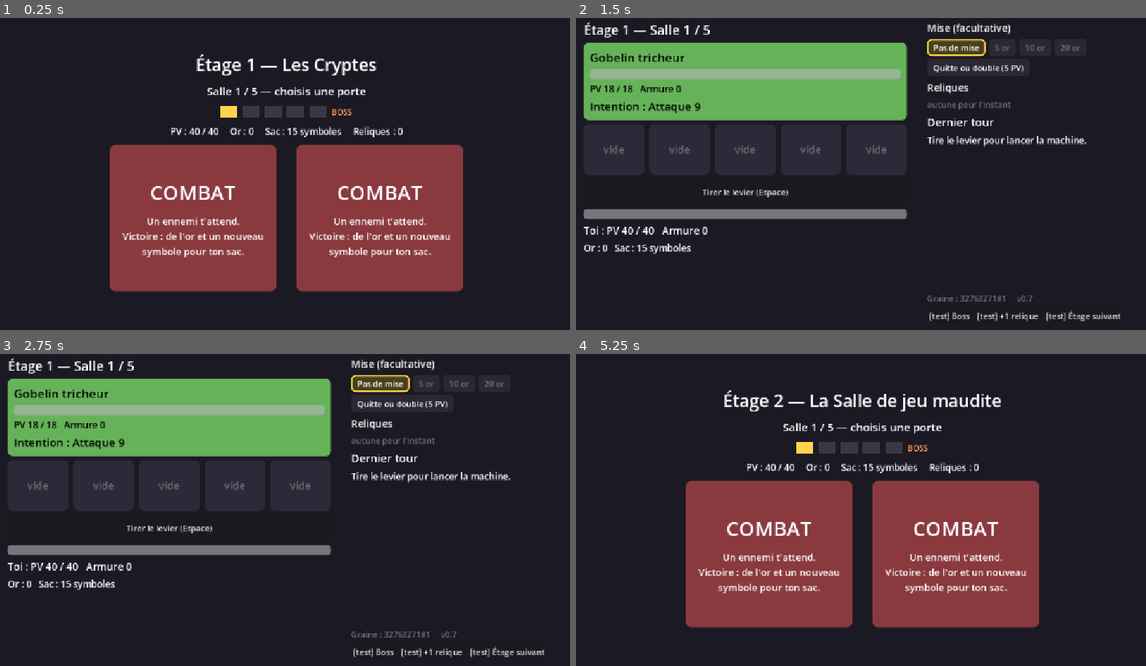
Above: before the commit, frames 1-4 (two rows, left to right).
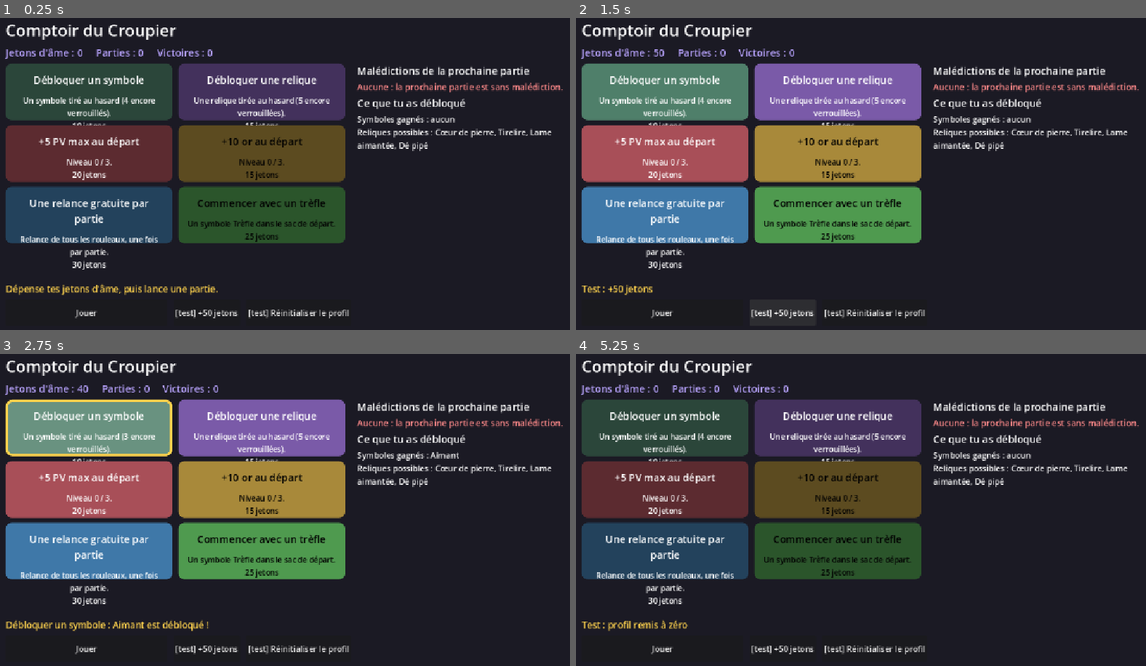
Above: after the commit, the same moments.

Repository: alexandrefelmy-dev/jackpot-donjon
Game: Godot game, scene res://scenes/combat.tscn
Two runs of this game, one before a commit and one after it. Both use one fixed random seed, a clock stepped at 60 frames per second and the inputs below.
Inputs (mouse positions are in pixels of both pictures, inside the frame that each line leads up to):
- Up to frame 1 (0.25 s): no input
- Up to frame 2 (1.5 s): click (769, 217) at 0.52 s; click (781, 311) at 1.25 s, where only the run after the commit has a clickable "[test] +50 jetons"
- Up to frame 3 (2.75 s): click (91, 428) at 2.02 s
- Up to frame 4 (5.25 s): click (838, 428) at 2.77 s; click (667, 488) at 3.52 s; click (872, 647) at 4.25 s, where only the run after the commit has a clickable "[test] Réinitialiser le profil"; click (1083, 650) at 5 s, where only the run before the commit has a clickable "[test] Étage suivant"

The runs differ from the first frame. In frame 1, 52% of the frame differs, in the area x 0-99%, y 2-97%; in frame 2, 42%; in frame 3, 42%; in frame 4, 52%.

Commit message:
v0.7 : GameState (profil, Comptoir au lancement), écran du Comptoir, écran de fin avec bilan, test_interface
Co-Authored-By: Claude Sonnet 5.5 <noreply@anthropic.com>

Diff:
--- /dev/null
+++ b/scenes/comptoir.gd
@@ -0,0 +1,207 @@
+extends Control
+## Le Comptoir du Croupier : entre deux parties (et au lancement du jeu, en attendant le menu de la v0.8),
+## on y dépense ses jetons d'âme en avantages permanents, on voit ses malédictions, puis on joue.
+
+const COULEUR_FOND := Color("1b1a24")
+const COULEUR_JETONS := Color("b9a4ff")
+const COULEUR_MALEDICTION := Color("ff8a8a")
+const TAILLE_CARTE := Vector2(330, 112)
+## Couleur de chaque achat (en attendant les vrais graphismes).
+const COULEURS: Dictionary = {
+	Comptoir.Achat.SYMBOLE: Color("4f7f6a"),
+	Comptoir.Achat.RELIQUE: Color("7a5aa8"),
+	Comptoir.Achat.PV_MAX: Color("a84f58"),
+	Comptoir.Achat.OR_DE_DEPART: Color("a8893a"),
+	Comptoir.Achat.RELANCE: Color("3f78a8"),
+	Comptoir.Achat.TREFLE: Color("4f9a4f"),
+}
+
+var comptoir: Comptoir
+var boutons_achats: Array[Button] = []
+var texte_jetons: Label
+var texte_message: Label
+var texte_maledictions: Label
+var texte_debloques: Label
+var bouton_jouer: Button
+var bouton_debug_jetons: Button
+var bouton_debug_reset: Button
+
+
+func _ready() -> void:
+	GameState.charger_profil()
+	GameState.en_partie = false
+	comptoir = Comptoir.creer(GameState.profil)
+	_construire_interface()
+	texte_message.text = GameState.message_profil if not GameState.message_profil.is_empty() \
+			else tr("Dépense tes jetons d'âme, puis lance une partie.")
+	_rafraichir()
+
+
+# --- Actions -----------------------------------------------------------------
+
+func _acheter(achat: Comptoir.Achat) -> void:
+	var titre := comptoir.titre(achat)
+	if comptoir.acheter(achat):
+		GameState.sauver_profil()
+		if comptoir.dernier_deblocage != &"":
+			texte_message.text = tr("%s : %s est débloqué !") % [titre, _nom_deblocage(comptoir.dernier_deblocage)]
+		else:
+			texte_message.text = tr("%s : acheté !") % titre
+	else:
+		texte_message.text = tr("Achat impossible.")
+	_rafraichir()
+
+
+func _jouer() -> void:
+	bouton_jouer.disabled = true
+	GameState.nouvelle_partie()
+	GameState.aller_a_suivant()
+
+
+## Pour tester sans enchaîner les parties (bouton visible seulement en test).
+func _donner_jetons_debug() -> void:
+	GameState.profil.jetons += 50
+	GameState.sauver_profil()
+	texte_message.text = tr("Test : +50 jetons")
+	_rafraichir()
+
+
+func _reinitialiser_debug() -> void:
+	GameState.reinitialiser_profil()
+	comptoir = Comptoir.creer(GameState.profil)
+	texte_message.text = tr("Test : profil remis à zéro")
+	_rafraichir()
+
+
+# --- Affichage ---------------------------------------------------------------
+
+func _nom_deblocage(id: StringName) -> String:
+	var chemin := "res://data/symbols/%s.tres" % id
+	if ResourceLoader.exists(chemin):
+		return tr((load(chemin) as SymbolData).nom)
+	var relique := Reliques.charger(id)
+	return tr(relique.nom) if relique != null else String(id)
+
+
+func _rafraichir() -> void:
+	var profil := GameState.profil
+	texte_jetons.text = tr("Jetons d'âme : %d     Parties : %d     Victoires : %d") % [
+		profil.jetons, profil.parties_jouees, profil.victoires]
+	for i in boutons_achats.size():
+		var achat: Comptoir.Achat = Comptoir.ORDRE[i]
+		var epuise := comptoir.est_epuise(achat)
+		var prix_texte := tr("Épuisé") if epuise else tr("%d jetons") % comptoir.prix(achat)
+		Cartes.changer_carte(boutons_achats[i], comptoir.titre(achat), "%s\n%s" % [comptoir.detail(achat), prix_texte])
+		boutons_achats[i].disabled = not comptoir.peut_acheter(achat)
+
+	if profil.maledictions.is_empty():
+		texte_maledictions.text = tr("Aucune : la prochaine partie est sans malédiction.")
+	else:
+		var lignes := PackedStringArray()
+		for id in profil.maledictions:
+			lignes.append(Maledictions.texte(id))
+		texte_maledictions.text = "\n".join(lignes)
+
+	var symboles := PackedStringArray()
+	for id in profil.symboles_debloques:
+		if id in Profil.SYMBOLES_A_DEBLOQUER:
+			symboles.append(_nom_deblocage(id))
+	var reliques := PackedStringArray()
+	for id in profil.reliques_debloquees:
+		reliques.append(_nom_deblocage(id))
+	texte_debloques.text = tr("Symboles gagnés : %s\nReliques possibles : %s") % [
+		", ".join(symboles) if not symboles.is_empty() else tr("aucun"), ", ".join(reliques)]
+
+
+# --- Construction de l'interface (en code) -----------------------------------
+
+func _construire_interface() -> void:
+	var fond := ColorRect.new()
+	fond.color = COULEUR_FOND
+	fond.set_anchors_preset(Control.PRESET_FULL_RECT)
+	add_child(fond)
+
+	var marge := MarginContainer.new()
+	marge.set_anchors_preset(Control.PRESET_FULL_RECT)
+	for cote in ["margin_left", "margin_right", "margin_top", "margin_bottom"]:
+		marge.add_theme_constant_override(cote, 20)
+	add_child(marge)
+
+	var page := VBoxContainer.new()
+	page.add_theme_constant_override("separation", 8)
+	marge.add_child(page)
+
+	var titre := Label.new()
+	titre.text = tr("Comptoir du Croupier")
+	titre.add_theme_font_size_override("font_size", 32)
+	page.add_child(titre)
+
+	texte_jetons = Label.new()
+	texte_jetons.add_theme_font_size_override("font_size", 20)
+	texte_jetons.add_theme_color_override("font_color", COULEUR_JETONS)
+	page.add_child(texte_jetons)
+
+	var corps := HBoxContainer.new()
+	corps.add_theme_constant_override("separation", 24)
+	corps.size_flags_vertical = Control.SIZE_EXPAND_FILL
+	page.add_child(corps)
+
+	var grille := GridContainer.new()
+	grille.columns = 2
+	grille.add_theme_constant_override("h_separation", 12)
+	grille.add_theme_constant_override("v_separation", 10)
+	corps.add_child(grille)
+	for achat in Comptoir.ORDRE:
+		var carte := Cartes.creer_carte(COULEURS[achat], "", "", TAILLE_CARTE, 20, 15)
+		carte.pressed.connect(_acheter.bind(achat))
+		grille.add_child(carte)
+		boutons_achats.append(carte)
+
+	var droite := VBoxContainer.new()
+	droite.size_flags_horizontal = Control.SIZE_EXPAND_FILL
+	droite.add_theme_constant_override("separation", 6)
+	corps.add_child(droite)
+	var titre_maledictions := Label.new()
+	titre_maledictions.text = tr("Malédictions de la prochaine partie")
+	titre_maledictions.add_theme_font_size_override("font_size", 20)
+	droite.add_child(titre_maledictions)
+	texte_maledictions = Label.new()
+	texte_maledictions.add_theme_font_size_override("font_size", 17)
+	texte_maledictions.add_theme_color_override("font_color", COULEUR_MALEDICTION)
+	texte_maledictions.autowrap_mode = TextServer.AUTOWRAP_WORD_SMART
+	droite.add_child(texte_maledictions)
+	var titre_debloques := Label.new()
+	titre_debloques.text = tr("Ce que tu as débloqué")
+	titre_debloques.add_theme_font_size_override("font_size", 20)
+	droite.add_child(titre_debloques)
+	texte_debloques = Label.new()
+	texte_debloques.add_theme_font_size_override("font_size", 16)
+	texte_debloques.autowrap_mode = TextServer.AUTOWRAP_WORD_SMART
+	droite.add_child(texte_debloques)
+
+	texte_message = Label.new()
+	texte_message.add_theme_font_size_override("font_size", 18)
+	texte_message.add_theme_color_override("font_color", Cartes.COULEUR_SURVOL)
+	texte_message.autowrap_mode = TextServer.AUTOWRAP_WORD_SMART
+	page.add_child(texte_message)
+
+	var bas := HBoxContainer.new()
+	bas.add_theme_constant_override("separation", 12)
+	page.add_child(bas)
+	bouton_jouer = Button.new()
+	bouton_jouer.text = tr("Jouer")
+	bouton_jouer.custom_minimum_size = Vector2(320, 52)
+	bouton_jouer.focus_mode = Control.FOCUS_NONE
+	bouton_jouer.pressed.connect(_jouer)
+	bas.add_child(bouton_jouer)
+	if OS.is_debug_build():
+		bouton_debug_jetons = Button.new()
+		bouton_debug_jetons.text = tr("[test] +50 jetons")
+		bouton_debug_jetons.focus_mode = Control.FOCUS_NONE
+		bouton_debug_jetons.pressed.connect(_donner_jetons_debug)
+		bas.add_child(bouton_debug_jetons)
+		bouton_debug_reset = Button.new()
+		bouton_debug_reset.text = tr("[test] Réinitialiser le profil")
+		bouton_debug_reset.focus_mode = Control.FOCUS_NONE
+		bouton_debug_reset.pressed.connect(_reinitialiser_debug)
+		bas.add_child(bouton_debug_reset)
--- /dev/null
+++ b/scenes/comptoir.tscn
@@ -0,0 +1,12 @@
+[gd_scene format=3]
+
+[ext_resource type="Script" path="res://scenes/comptoir.gd" id="1_comptoir"]
+
+[node name="Comptoir" type="Control"]
+layout_mode = 3
+anchors_preset = 15
+anchor_right = 1.0
+anchor_bottom = 1.0
+grow_horizontal = 2
+grow_vertical = 2
+script = ExtResource("1_comptoir")
--- a/scenes/fin_partie.gd
+++ b/scenes/fin_partie.gd
@@ -1,21 +1,35 @@
 extends Control
-## Écran de fin de partie : victoire (boss vaincu) ou game over, puis Rejouer.
+## Écran de fin de partie : victoire (boss vaincu) ou game over, les jetons d'âme gagnés et la
+## malédiction reçue ou effacée, puis Rejouer ou le Comptoir du Croupier.
 
 const COULEUR_FOND := Color("1b1a24")
 const COULEUR_VICTOIRE := Color("7ddc7d")
 const COULEUR_DEFAITE := Color("ff6b6b")
 
+const COULEUR_MALEDICTION := Color("ff8a8a")
+const COULEUR_JETONS := Color("b9a4ff")
+
 var partie: Partie
+var texte_jetons: Label
+var texte_malediction: Label
+var bouton_rejouer: Button
+var bouton_comptoir: Button
 
 
 func _ready() -> void:
 	partie = GameState.partie
+	# Les jetons et la malédiction sont inscrits au profil une seule fois, même si l'écran est rechargé.
+	GameState.enregistrer_bilan()
 	_construire_interface()
 
 
 func _rejouer() -> void:
 	GameState.nouvelle_partie()
 	GameState.aller_a_suivant()
+
+
+func _aller_au_comptoir() -> void:
+	GameState.vers_le_comptoir()
 
 
 func _construire_interface() -> void:
@@ -62,10 +76,46 @@
 	stats.horizontal_alignment = HORIZONTAL_ALIGNMENT_CENTER
 	colonne.add_child(stats)
 
+	# Ce que la partie rapporte au profil (rien sans profil : tests et outils).
+	if not partie.bilan.is_empty():
+		texte_jetons = Label.new()
+		texte_jetons.text = tr("Jetons d'âme gagnés : %d   (total : %d)") % [int(partie.bilan["jetons"]), GameState.profil.jetons]
+		texte_jetons.add_theme_font_size_override("font_size", 22)
+		texte_jetons.add_theme_color_override("font_color", COULEUR_JETONS)
+		texte_jetons.horizontal_alignment = HORIZONTAL_ALIGNMENT_CENTER
+		colonne.add_child(texte_jetons)
+		var lignes := PackedStringArray()
+		var recue: StringName = partie.bilan["malediction_recue"]
+		if recue != &"":
+			lignes.append(tr("Malédiction reçue : %s") % Maledictions.texte(recue))
+		var effacees: Array = partie.bilan["maledictions_effacees"]
+		if not effacees.is_empty():
+			var noms := PackedStringArray()
+			for id: StringName in effacees:
+				noms.append(Maledictions.nom(id))
+			lignes.append(tr("Malédiction effacée : %s") % ", ".join(noms))
+		if not lignes.is_empty():
+			texte_malediction = Label.new()
+			texte_malediction.text = "\n".join(lignes)
+			texte_malediction.add_theme_font_size_override("font_size", 18)
+			texte_malediction.add_theme_color_override("font_color", COULEUR_MALEDICTION)
+			texte_malediction.horizontal_alignment = HORIZONTAL_ALIGNMENT_CENTER
+			colonne.add_child(texte_malediction)
+
+	var boutons := HBoxContainer.new()
+	boutons.add_theme_constant_override("separation", 16)
+	boutons.alignment = BoxContainer.ALIGNMENT_CENTER
+	colonne.add_child(boutons)
+	bouton_rejouer = _creer_bouton(tr("Rejouer"), _rejouer)
+	boutons.add_child(bouton_rejouer)
+	bouton_comptoir = _creer_bouton(tr("Comptoir du Croupier"), _aller_au_comptoir)
+	boutons.add_child(bouton_comptoir)
+
+
+func _creer_bouton(texte: String, action: Callable) -> Button:
 	var bouton := Button.new()
-	bouton.text = tr("Rejouer")
+	bouton.text = texte
 	bouton.custom_minimum_size = Vector2(240, 56)
-	bouton.size_flags_horizontal = Control.SIZE_SHRINK_CENTER
 	bouton.focus_mode = Control.FOCUS_NONE
-	bouton.pressed.connect(_rejouer)
-	colonne.add_child(bouton)
+	bouton.pressed.connect(action)
+	return bouton
--- a/scripts/game_state.gd
+++ b/scripts/game_state.gd
@@ -7,6 +7,7 @@
 ## que l'éditeur Godot ouvert peut réécrire sans la déclaration (le jeu plantait alors avec
 ## « Identifier not found: GameState »). Une classe à membres statiques se trouve partout.
 
+const SCENE_COMPTOIR := "res://scenes/comptoir.tscn"
 const SCENE_PORTES := "res://scenes/portes.tscn"
 const SCENE_COMBAT := "res://scenes/combat.tscn"
 const SCENE_RECOMPENSE := "res://scenes/recompense.tscn"
@@ -17,11 +18,82 @@
 
 ## La partie en cours. Elle est créée au premier accès, donc il y en a toujours une.
 static var partie: Partie = Partie.creer()
+## Vrai pendant une partie ; faux au Comptoir (au lancement du jeu et entre deux parties).
+static var en_partie: bool = false
+
+## Le profil du joueur (jetons, déblocages, malédictions). null tant qu'il n'est pas chargé : les parties
+## se jouent alors sans profil, comme en v0.6 (c'est le cas des tests et des outils).
+static var profil: Profil
+## Un message sur le profil à montrer au Comptoir (profil abîmé, version plus récente...).
+static var message_profil: String = ""
+## Mis à faux par les outils qui ouvrent une vraie fenêtre : ils ne touchent jamais au vrai profil du joueur.
+static var sauvegarde_autorisee: bool = true
+static var _ecriture_permise: bool = true
+static var _hasard_du_profil: RandomNumberGenerator
 
 
-## Remet tout à zéro : nouveau sac, PV pleins, nouvelle graine.
+## Commence une nouvelle partie avec le profil (s'il est chargé) : avantages et malédictions comprises.
 static func nouvelle_partie() -> void:
-	partie = Partie.creer()
+	partie = Partie.creer(-1, profil)
+	en_partie = true
+
+
+## Lance une partie déjà préparée (tests et outils).
+static func lancer(une_partie: Partie) -> void:
+	partie = une_partie
+	en_partie = true
+
+
+## Retourne au Comptoir (hors partie).
+static func vers_le_comptoir() -> void:
+	en_partie = false
+	aller_a(SCENE_COMPTOIR)
+
+
+## La sauvegarde du profil n'existe que dans le jeu lui-même : jamais en mode sans fenêtre (tests,
+## simulations) ni pour les outils qui ont mis `sauvegarde_autorisee` à faux. C'est le SEUL endroit
+## qui décide d'écrire ou non dans le vrai fichier du joueur.
+static func _sauvegarde_active() -> bool:
+	return sauvegarde_autorisee and DisplayServer.get_name() != "headless"
+
+
+## Charge le profil (une seule fois). Sans sauvegarde possible, un profil neuf en mémoire.
+static func charger_profil() -> void:
+	if profil != null:
+		return
+	if _sauvegarde_active():
+		var chargement := ProfilFichier.charger(ProfilFichier.CHEMIN_DEFAUT)
+		profil = chargement.profil
+		message_profil = chargement.message
+		_ecriture_permise = chargement.ecriture_permise
+	else:
+		profil = Profil.nouveau()
+
+
+## Écrit le profil sur le disque (si la sauvegarde est active et permise). Un échec est signalé au Comptoir.
+static func sauver_profil() -> void:
+	if profil == null or not _sauvegarde_active() or not _ecriture_permise:
+		return
+	if ProfilFichier.sauver(profil, ProfilFichier.CHEMIN_DEFAUT) != OK:
+		message_profil = TranslationServer.translate("Le profil n'a pas pu être enregistré.")
+
+
+## Remet le profil à zéro (bouton de test du Comptoir).
+static func reinitialiser_profil() -> void:
+	profil = Profil.nouveau()
+	_ecriture_permise = true
+	sauver_profil()
+
+
+## À la fin d'une partie : jetons et malédiction sont inscrits au profil (une seule fois), puis sauvegardés.
+static func enregistrer_bilan() -> void:
+	if profil == null or partie.bilan_applique:
+		return
+	if _hasard_du_profil == null:
+		_hasard_du_profil = RandomNumberGenerator.new()
+		_hasard_du_profil.randomize()
+	Bilan.appliquer(partie, profil, _hasard_du_profil)
+	sauver_profil()
 
 
 ## La scène de chaque écran que la partie peut demander (voir Partie.Ecran).
@@ -42,16 +114,21 @@
 	return SCENE_PORTES
 
 
-## Va à l'écran que la partie demande maintenant (portes, combat, boutique...).
+## La scène à afficher maintenant : le Comptoir hors partie, sinon l'écran que la partie demande.
+static func scene_attendue() -> String:
+	return scene_de(partie.ecran) if en_partie else SCENE_COMPTOIR
+
+
+## Va à l'écran attendu maintenant (Comptoir, portes, combat, boutique...).
 static func aller_a_suivant() -> void:
-	aller_a(scene_de(partie.ecran))
+	aller_a(scene_attendue())
 
 
 ## Comme aller_a_suivant, mais plus tard dans l'image : pour un écran qui s'aperçoit dans son
 ## _ready() que la partie attend un autre écran (changer de scène pendant _ready() est refusé).
 static func rediriger() -> void:
 	var arbre := Engine.get_main_loop() as SceneTree
-	arbre.call_deferred("change_scene_to_file", scene_de(partie.ecran))
+	arbre.call_deferred("change_scene_to_file", scene_attendue())
 
 
 static func aller_a(chemin_scene: String) -> void:
--- a/tests/test_interface.gd
+++ b/tests/test_interface.gd
@@ -163,7 +163,7 @@
 	# Espace valide un tirage en attente (au lieu de tirer encore).
 	var pour_espace := Partie.creer(5)
 	pour_espace.ajouter_relique(Reliques.charger(&"de_pipe"))
-	GameState.partie = pour_espace
+	GameState.lancer(pour_espace)
 	aller_au_combat()
 	await _attendre()
 	var avec_espace: Control = current_scene
@@ -316,7 +316,7 @@
 	for graine in 100:
 		var donjon_coffre := Donjon.creer(graine)
 		if donjon_coffre.portes(3, 2)[0].type == Salle.Type.COFFRE or donjon_coffre.portes(3, 2)[1].type == Salle.Type.COFFRE:
-			GameState.partie = Partie.creer(graine)
+			GameState.lancer(Partie.creer(graine))
 			GameState.partie.etage = 3
 			GameState.partie.pas = 2
 			GameState.aller_a_suivant()
@@ -331,7 +331,7 @@
 	var attendus := {Salle.Type.COMBAT: "Combat", Salle.Type.BOUTIQUE: "Boutique", Salle.Type.COFFRE: "Relique", Salle.Type.REPOS: "Repos"}
 	var types_testes := {}
 	for graine in 80:
-		GameState.partie = Partie.creer(graine)
+		GameState.lancer(Partie.creer(graine))
 		GameState.partie.pas = 2 + graine % 4
 		var salle: Salle = GameState.partie.portes()[graine % 2]
 		if int(types_testes.get(salle.type, 0)) >= 2:
@@ -359,7 +359,7 @@
 					index_mimique = i
 					pas_mimique = pas
 	verifier(graine_mimique >= 0, "une graine avec une mimique à l'étage 3 existe")
-	GameState.partie = Partie.creer(graine_mimique)
+	GameState.lancer(Partie.creer(graine_mimique))
 	GameState.partie.etage = 3
 	GameState.partie.pas = pas_mimique
 	GameState.aller_a_suivant()
@@ -445,11 +445,96 @@
 	verifier(current_scene.texte_passif.visible and current_scene.texte_passif.text.contains("Règle du tour"),
 			"le Grand Croupier annonce la règle du tour : %s" % current_scene.texte_passif.text)
 
-	# Une partie qui n'attend pas un combat : l'écran de combat (écran principal) redirige vers les portes.
+	# Une partie qui n'attend pas un combat : l'écran de combat (écran principal) redirige vers les portes...
 	GameState.nouvelle_partie()
 	GameState.aller_a(GameState.SCENE_COMBAT)
 	await _attendre()
-	verifier(current_scene.name == "Portes", "au lancement, l'écran principal mène aux portes : %s" % current_scene.name)
+	verifier(current_scene.name == "Portes", "en partie, l'écran principal redirige vers les portes : %s" % current_scene.name)
+	# ... et au lancement du jeu (hors partie) vers le Comptoir.
+	GameState.en_partie = false
+	GameState.aller_a(GameState.SCENE_COMBAT)
+	await _attendre()
+	verifier(current_scene.name == "Comptoir", "au lancement, l'écran principal mène au Comptoir : %s" % current_scene.name)
+
+	# --- Comptoir du Croupier ---
+	var profil := Profil.nouveau()
+	profil.jetons = 100
+	profil.maledictions.assign([&"sac_leste", &"croupier_rancunier", &"mauvais_oeil"] as Array[StringName])
+	GameState.profil = profil
+	GameState.en_partie = false
+	GameState.aller_a(GameState.SCENE_COMPTOIR)
+	await _attendre()
+	var comptoir_ecran: Control = current_scene
+	verifier(comptoir_ecran.boutons_achats.size() == 6, "6 achats au Comptoir")
+	for carte in comptoir_ecran.boutons_achats:
+		verifier_dans_la_fenetre(carte, "carte d'achat du Comptoir")
+	for composant in [comptoir_ecran.texte_jetons, comptoir_ecran.texte_message, comptoir_ecran.texte_maledictions,
+			comptoir_ecran.texte_debloques, comptoir_ecran.bouton_jouer, comptoir_ecran.bouton_debug_jetons, comptoir_ecran.bouton_debug_reset]:
+		verifier_dans_la_fenetre(composant, "Comptoir : %s" % composant.name)
+	verifier(comptoir_ecran.texte_maledictions.text.contains("Sac lesté") and comptoir_ecran.texte_maledictions.text.contains("Mauvais œil"),
+			"les 3 malédictions sont affichées : %s" % comptoir_ecran.texte_maledictions.text.replace("\n", " | "))
+	verifier(comptoir_ecran.texte_jetons.text.contains("100"), "les jetons s'affichent : %s" % comptoir_ecran.texte_jetons.text)
+	# Un clic sur « Débloquer un symbole » : 10 jetons dépensés, un symbole débloqué.
+	comptoir_ecran.boutons_achats[0].pressed.emit()
+	verifier(profil.jetons == 90 and profil.symboles_debloques.size() == 5, "clic sur « Débloquer un symbole » : 90 jetons, un symbole de plus")
+	verifier(comptoir_ecran.texte_message.text.contains("débloqué"), "le message annonce le déblocage : %s" % comptoir_ecran.texte_message.text)
+	verifier_dans_la_fenetre(comptoir_ecran.texte_message, "message du Comptoir après un achat")
+	# Un achat impossible est grisé.
+	profil.jetons = 5
+	comptoir_ecran._rafraichir()
+	verifier(comptoir_ecran.boutons_achats[0].disabled and comptoir_ecran.boutons_achats[5].disabled, "sans assez de jetons, les cartes sont grisées")
+	# Tout acheté : les cartes sont épuisées et le Comptoir tient toujours dans la fenêtre.
+	profil.jetons = 1000
+	for achat in Comptoir.ORDRE:
+		for i in 6:
+			comptoir_ecran.comptoir.acheter(achat)
+	comptoir_ecran._rafraichir()
+	await _attendre()
+	for carte in comptoir_ecran.boutons_achats:
+		verifier(carte.disabled, "tout acheté : la carte est grisée")
+		verifier_dans_la_fenetre(carte, "carte épuisée du Comptoir")
+	verifier_dans_la_fenetre(comptoir_ecran.texte_debloques, "liste des éléments débloqués (tout débloqué)")
+	# « Jouer » : la partie démarre avec les avantages et les malédictions du profil.
+	comptoir_ecran.bouton_jouer.pressed.emit()
+	await _attendre()
+	verifier(current_scene.name == "Portes" and GameState.en_partie, "« Jouer » mène aux portes d'une nouvelle partie : %s" % current_scene.name)
+	verifier(GameState.partie.profil == profil and GameState.partie.pv_max == 40 + 15 and GameState.partie.maledictions.size() == 3,
+			"la partie a les avantages (+15 PV) et les 3 malédictions du profil")
+	# Test du bouton de test et de la remise à zéro.
+	GameState.vers_le_comptoir()
+	await _attendre()
+	var avant_test := profil.jetons
+	current_scene.bouton_debug_jetons.pressed.emit()
+	verifier(profil.jetons == avant_test + 50, "« [test] +50 jetons » : +50 jetons")
+	current_scene.bouton_debug_reset.pressed.emit()
+	verifier(GameState.profil.jetons == 0 and GameState.profil.symboles_debloques.size() == 4, "« [test] Réinitialiser le profil » : profil neuf")
+
+	# --- Écran de fin avec le bilan du profil ---
+	var profil_fin := Profil.nouveau()
+	profil_fin.maledictions.assign([&"fatigue"] as Array[StringName])
+	GameState.profil = profil_fin
+	var perdue := Partie.creer(1, profil_fin)
+	perdue.salles_franchies = 9
+	perdue.boss_vaincus = 1
+	perdue.etat = Partie.Etat.DEFAITE
+	perdue.ecran = Partie.Ecran.FIN
+	GameState.lancer(perdue)
+	GameState.aller_a_suivant()
+	await _attendre()
+	var fin_bilan: Control = current_scene
+	verifier(fin_bilan.texte_jetons != null and profil_fin.jetons == 14, "défaite après 9 salles et 1 boss : 14 jetons enregistrés (%d)" % profil_fin.jetons)
+	verifier(fin_bilan.texte_malediction != null and fin_bilan.texte_malediction.text.contains("effacée"), "l'écran dit qu'une malédiction est effacée (le boss)")
+	verifier(fin_bilan.texte_malediction.text.contains("reçue"), "…et qu'une nouvelle est reçue")
+	for composant in [fin_bilan.texte_jetons, fin_bilan.texte_malediction, fin_bilan.bouton_rejouer, fin_bilan.bouton_comptoir]:
+		verifier_dans_la_fenetre(composant, "fin de partie : %s" % composant.name)
+	var jetons_apres := profil_fin.jetons
+	GameState.aller_a_suivant()
+	await _attendre()
+	verifier(profil_fin.jetons == jetons_apres and profil_fin.parties_jouees == 1, "recharger l'écran de fin ne crédite pas une 2e fois")
+	current_scene.bouton_comptoir.pressed.emit()
+	await _attendre()
+	verifier(current_scene.name == "Comptoir" and not GameState.en_partie, "« Comptoir du Croupier » mène au Comptoir")
+	GameState.profil = null
 
 	# Écrans de fin.
 	for victoire in [true, false]:
Not shown, added: scenes/comptoir.gd.uid
Not shown, added: tests/test_comptoir.gd.uid
